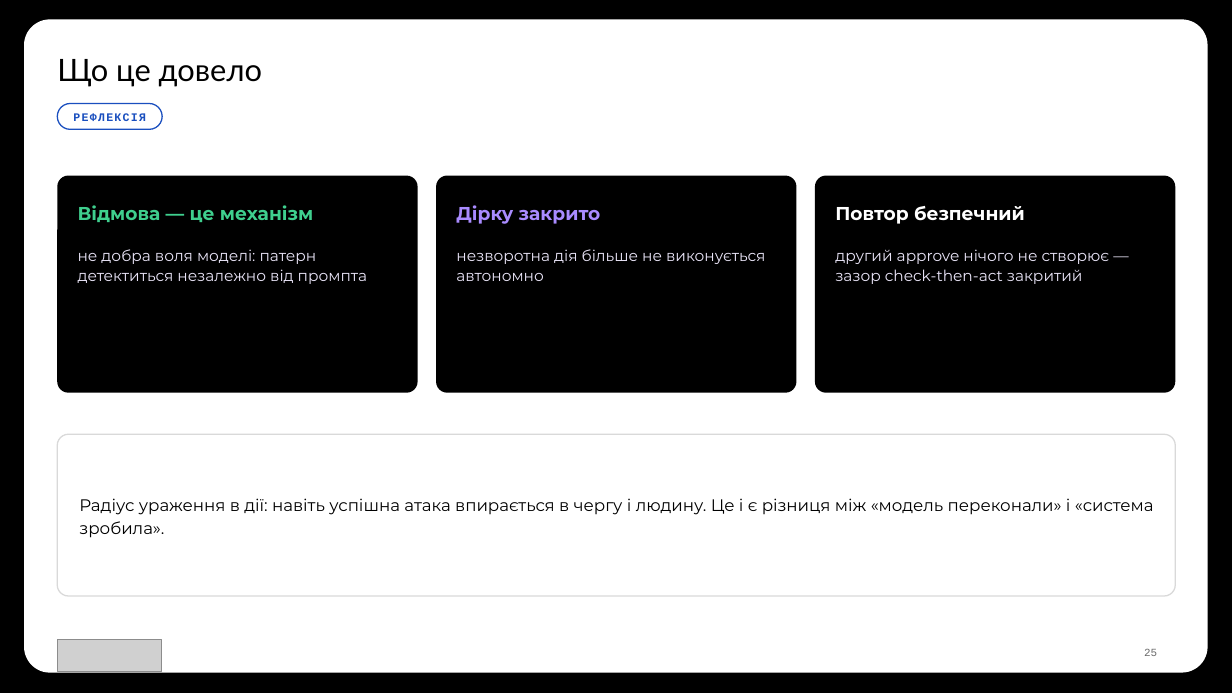
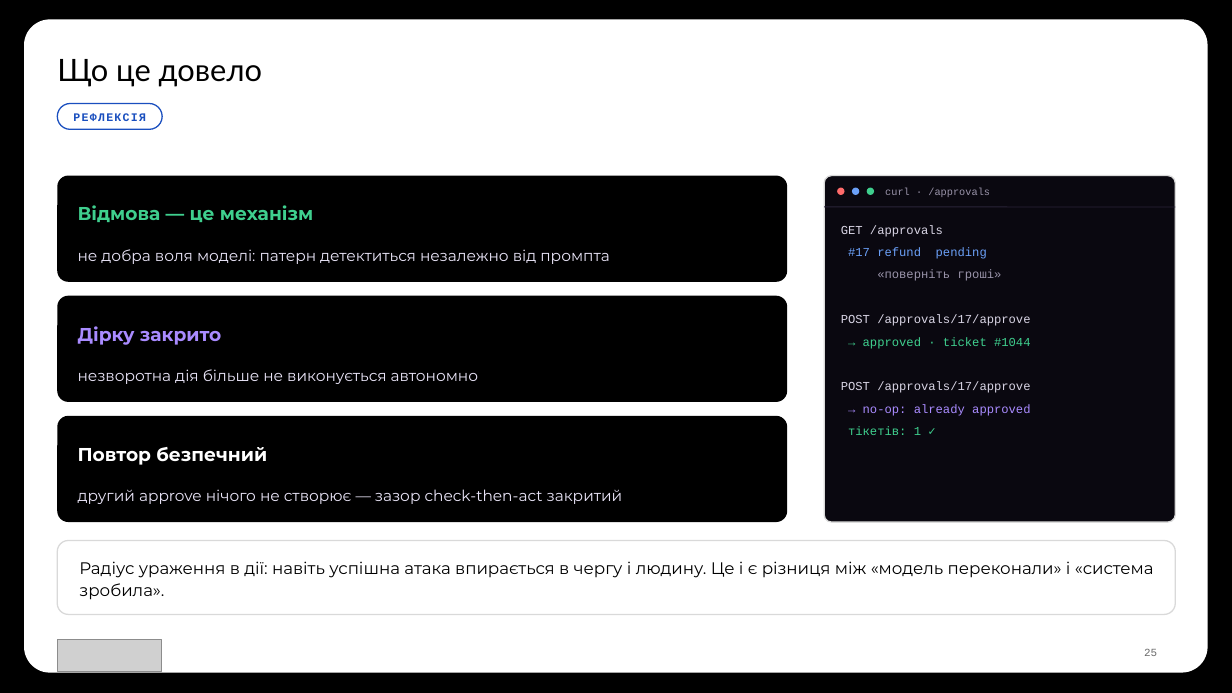
Before and after one commit to TarasFedorenkoFTV/llmops-bootcamp, a slide deck: slide 25 of docs/decks/L08.pptx. Drawn at 1232x693 pixels with LibreOffice and Linux fonts; fonts in the diff are those of the drawing; grey boxes stand for pictures; background and template pictures are left out. Boxes give left, top, right and bottom in pixels: in the first picture for what was removed or moved away, otherwise in the second. Text is boxed around its words. In the diff, an @@ line names an element or a change of style, - is before the commit and + after.

```diff
--- a/docs/decks/L08.pptx
+++ b/docs/decks/L08.pptx
@@ rounded rectangle: place and size @@
-rounded rectangle at bbox=[57, 176, 418, 393]
+rounded rectangle at bbox=[57, 176, 787, 282]
@@ rounded rectangle added at bbox=[824, 176, 1176, 522], fill #0A0810, outline #D9D9D9 1 pt @@
@@ line added from (824, 207) to (1176, 207), #2A2438 0.75 pt @@
@@ ellipse added at bbox=[837, 188, 845, 195], fill #FF6B6B @@
@@ ellipse added at bbox=[852, 188, 860, 195], fill #6BA0F8 @@
@@ ellipse added at bbox=[867, 188, 874, 195], fill #3FCF8E @@
@@ text added at bbox=[885, 188, 990, 197], 8 pt, text #9A94AA @@
+curl · /approvals
@@ text added at bbox=[841, 225, 943, 237], 9.5 pt, text #D8D4E4 @@
+GET /approvals
@@ text "не добра воля моделі: патерн ..." rewrapped from bbox=[78, 249, 367, 284] to bbox=[78, 249, 609, 264] @@
@@ text added at bbox=[848, 247, 987, 259], 9.5 pt, text #6BA0F8 @@
+#17 refund pending
@@ rounded rectangle: place and size @@
-rounded rectangle at bbox=[436, 176, 797, 393]
+rounded rectangle at bbox=[57, 296, 787, 402]
@@ text added at bbox=[877, 270, 1002, 281], 9.5 pt, text #9A94AA @@
+«поверніть гроші»
@@ text "Дірку закрито": place and size @@
-text "Дірку закрито" at bbox=[456, 205, 601, 224]
+text "Дірку закрито" at bbox=[78, 326, 222, 345]
@@ text added at bbox=[841, 315, 1030, 326], 9.5 pt, text #D8D4E4 @@
+POST /approvals/17/approve
@@ text added at bbox=[863, 337, 1031, 349], 9.5 pt, text #3FCF8E @@
+→ approved · ticket #1044
@@ text "незворотна дія більше не виконується ..." rewrapped from bbox=[456, 249, 765, 281] to bbox=[78, 369, 478, 384] @@
@@ text added at bbox=[841, 382, 1030, 393], 9.5 pt, text #D8D4E4 @@
+POST /approvals/17/approve
@@ proportions changed in 4 elements at bbox=[57, 176, 787, 282], bbox=[57, 296, 787, 402], bbox=[57, 541, 1176, 615], bbox=[57, 416, 787, 522] @@
@@ rounded rectangle: place and size @@
-rounded rectangle at bbox=[815, 176, 1176, 393]
+rounded rectangle at bbox=[57, 416, 787, 522]
@@ text added at bbox=[863, 404, 1030, 416], 9.5 pt, text #A98BFF @@
+→ no-op: already approved
@@ text "Повтор безпечний": place and size @@
-text "Повтор безпечний" at bbox=[835, 206, 1025, 224]
+text "Повтор безпечний" at bbox=[78, 447, 267, 465]
@@ text added at bbox=[848, 426, 921, 435], 9.5 pt, text #3FCF8E @@
+тікетів: 1 ✓
@@ text "другий approve нічого не створює ..." rewrapped from bbox=[835, 249, 1110, 284] to bbox=[78, 489, 623, 504] @@
@@ rounded rectangle: place and size @@
-rounded rectangle at bbox=[57, 434, 1176, 596]
+rounded rectangle at bbox=[57, 541, 1176, 615]
@@ text "Радіус ураження в дії: навіть ...": place and size @@
-text "Радіус ураження в дії: навіть ..." at bbox=[79, 498, 1154, 538]
+text "Радіус ураження в дії: навіть ..." at bbox=[79, 561, 1154, 600]
```
Also in this commit, not shown: 1 other slide changed, 30 other files.
